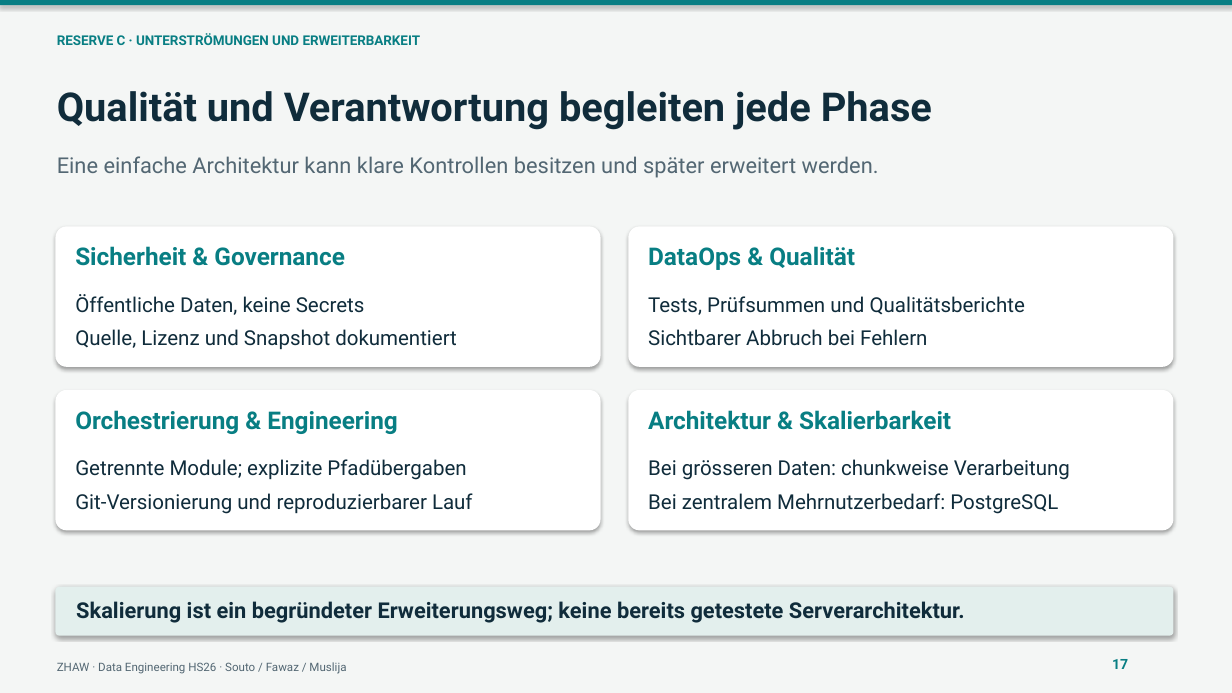
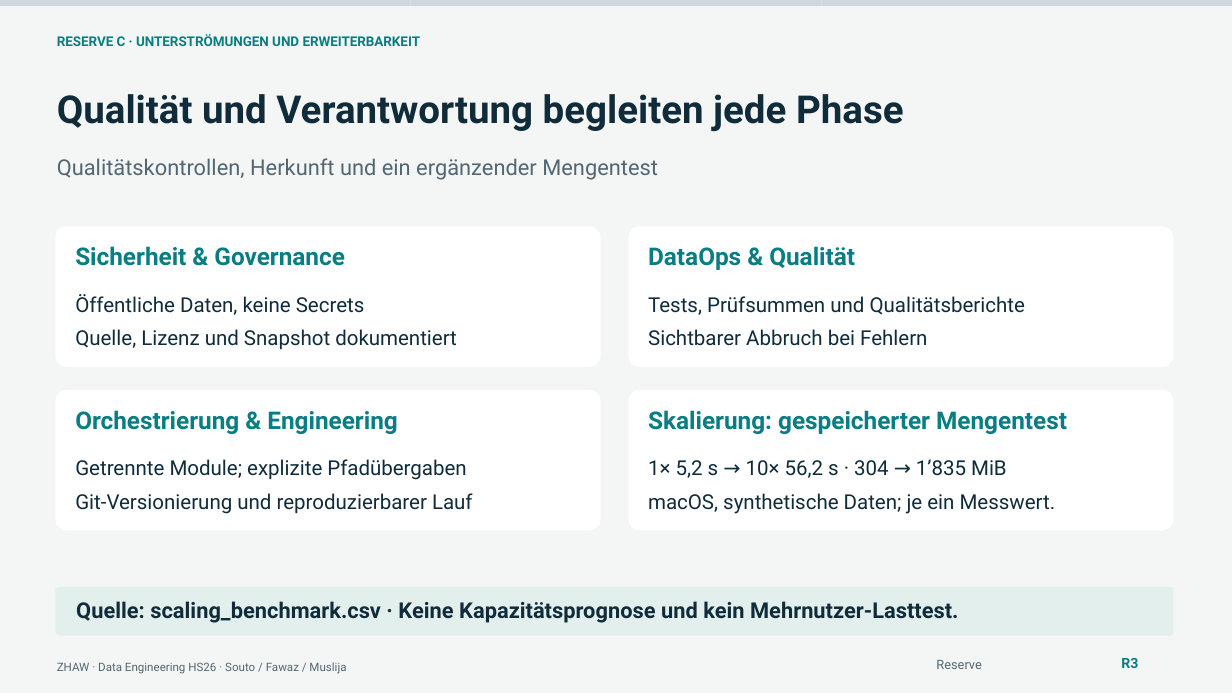
Before and after one commit to soutorub/de_projektarbeit_hs_2026_zhaw, a slide deck: slide 18 of presentations/teil1_verkehrsunfaelle_zuerich.pptx (slide 17 before the commit). Drawn at 1232x693 pixels with LibreOffice and Linux fonts; fonts in the diff are those of the drawing. Boxes give left, top, right and bottom in pixels: in the first picture for what was removed or moved away, otherwise in the second. Text is boxed around its words. In the diff, an @@ line names an element or a change of style, - is before the commit and + after.

```diff
--- a/presentations/teil1_verkehrsunfaelle_zuerich.pptx
+++ b/presentations/teil1_verkehrsunfaelle_zuerich.pptx
@@ rectangle added at bbox=[0, 0, 411, 6], fill #CFD9DD @@
@@ rectangle: place and size @@
-rectangle at bbox=[0, 0, 1232, 6]
+rectangle at bbox=[411, 0, 823, 6]
@@ rectangle at bbox=[411, 0, 823, 6]: fill #087E83 to #CFD9DD; shadow off @@
@@ rectangle added at bbox=[822, 0, 1232, 6], fill #CFD9DD @@
@@ text "Qualität und Verantwortung begleiten jede ..." at bbox=[57, 94, 904, 132]: size 31 to 30 pt @@
@@ text at bbox=[57, 158, 658, 180]: text changed @@
-Eine einfache Architektur kann klare Kontrollen besitzen und später erweitert werden.
+Qualitätskontrollen, Herkunft und ein ergänzender Mengentest
@@ text at bbox=[648, 410, 1067, 434]: text changed @@
-Architektur & Skalierbarkeit
+Skalierung: gespeicherter Mengentest
@@ text at bbox=[648, 459, 1056, 514]: text changed @@
-Bei grösseren Daten: chunkweise Verarbeitung
-Bei zentralem Mehrnutzerbedarf: PostgreSQL
+1× 5,2 s → 10× 56,2 s · 304 → 1’835 MiB
+macOS, synthetische Daten; je ein Messwert.
@@ shadow off in 5 elements at bbox=[55, 226, 601, 367], bbox=[628, 226, 1174, 367], bbox=[55, 390, 601, 531], bbox=[628, 390, 1174, 531], bbox=[55, 587, 1174, 636] @@
@@ text at bbox=[76, 601, 959, 623]: text changed @@
-Skalierung ist ein begründeter Erweiterungsweg; keine bereits getestete Serverarchitektur.
+Quelle: scaling_benchmark.csv · Keine Kapazitätsprognose und kein Mehrnutzer-Lasttest.
@@ text removed at bbox=[1112, 659, 1128, 669] @@
-17
@@ text added at bbox=[1121, 658, 1138, 668], 11 pt, text #087E83, bold @@
+R3
@@ text added at bbox=[936, 660, 981, 669], 10 pt, text #536773 @@
+Reserve
```
Also in this commit, not shown: 11 other slides changed, 7 slides added, 6 slides removed, 8 other files.
